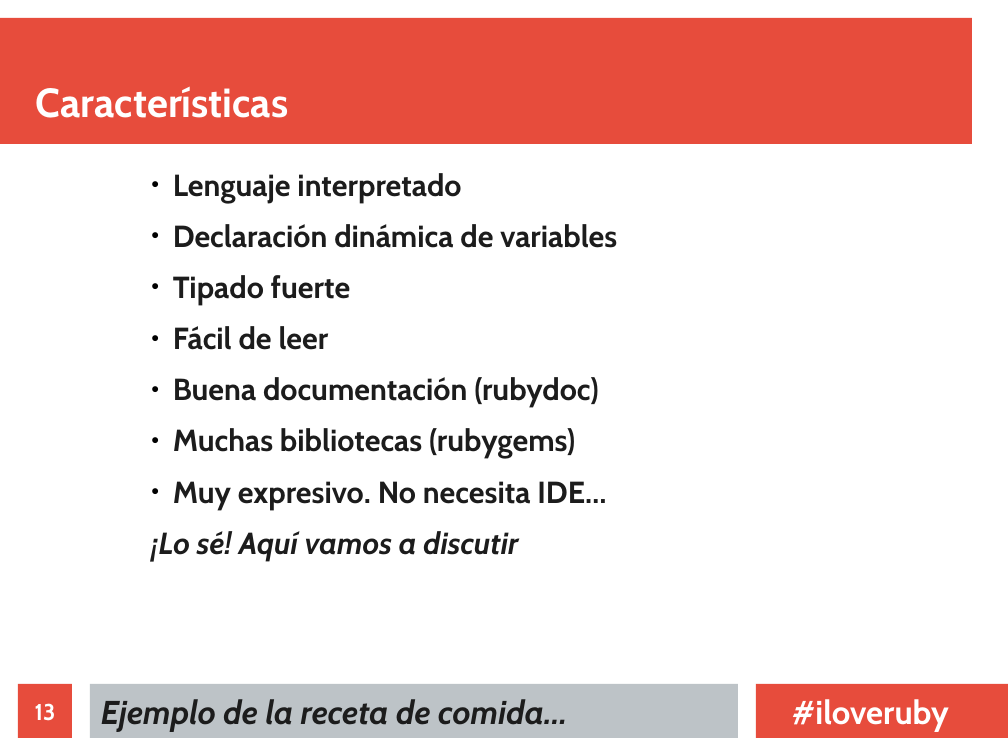
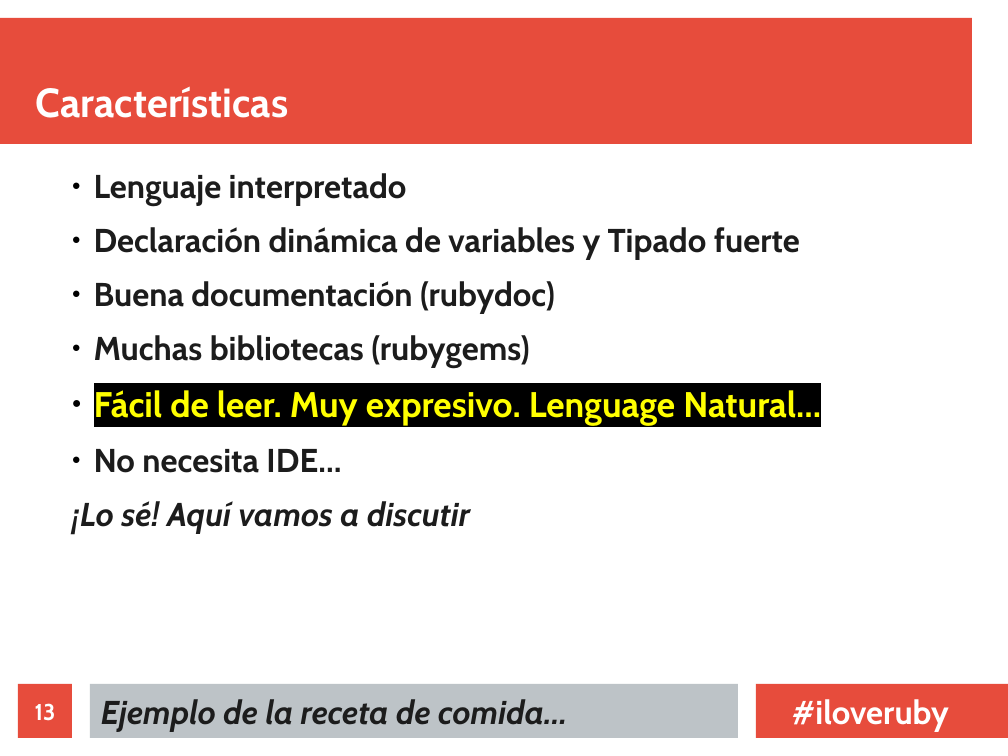
Before and after one commit to dvarrui/libro-de-actividades, a slide deck: slide 13 of explicaciones/charlas/ruby/presentacion-ruby-charla.odp. Drawn at 1008x756 pixels with LibreOffice and Linux fonts; fonts in the diff are those of the drawing. Boxes give left, top, right and bottom in pixels: in the first picture for what was removed or moved away, otherwise in the second. Text is boxed around its words. In the diff, an @@ line names an element or a change of style, - is before the commit and + after.

```diff
--- a/explicaciones/charlas/ruby/presentacion-ruby-charla.odp
+++ b/explicaciones/charlas/ruby/presentacion-ruby-charla.odp
@@ text at box(72, 173, 555, 534): size 24.1 to 26 pt in "Lenguaje interpretado", "Buena documentación (rubydoc)", "Muchas bibliotecas (rubygems)", "¡Lo sé! Aquí vamos a discutir" @@
@@ text "Lenguaje interpretado": place and size @@
-text "Lenguaje interpretado" at box(151, 173, 617, 561)
+text "Lenguaje interpretado" at box(72, 173, 821, 534)
@@ text at box(94, 227, 800, 260): text changed; size 24.1 to 26 pt @@
-● Declaración dinámica de variables
-● Tipado fuerte
-● Fácil de leer
+● Declaración dinámica de variables y Tipado fuerte
@@ text at box(94, 390, 821, 473): text changed; size 24.1 to 28 pt; text colour #1C1C1C to #FFFF00 @@
-● Muy expresivo. No necesita IDE…
+● Fácil de leer. Muy expresivo. Lenguage Natural…
+● No necesita IDE…
```
Also in this commit, not shown: 2 other slides changed, 2 other files.
